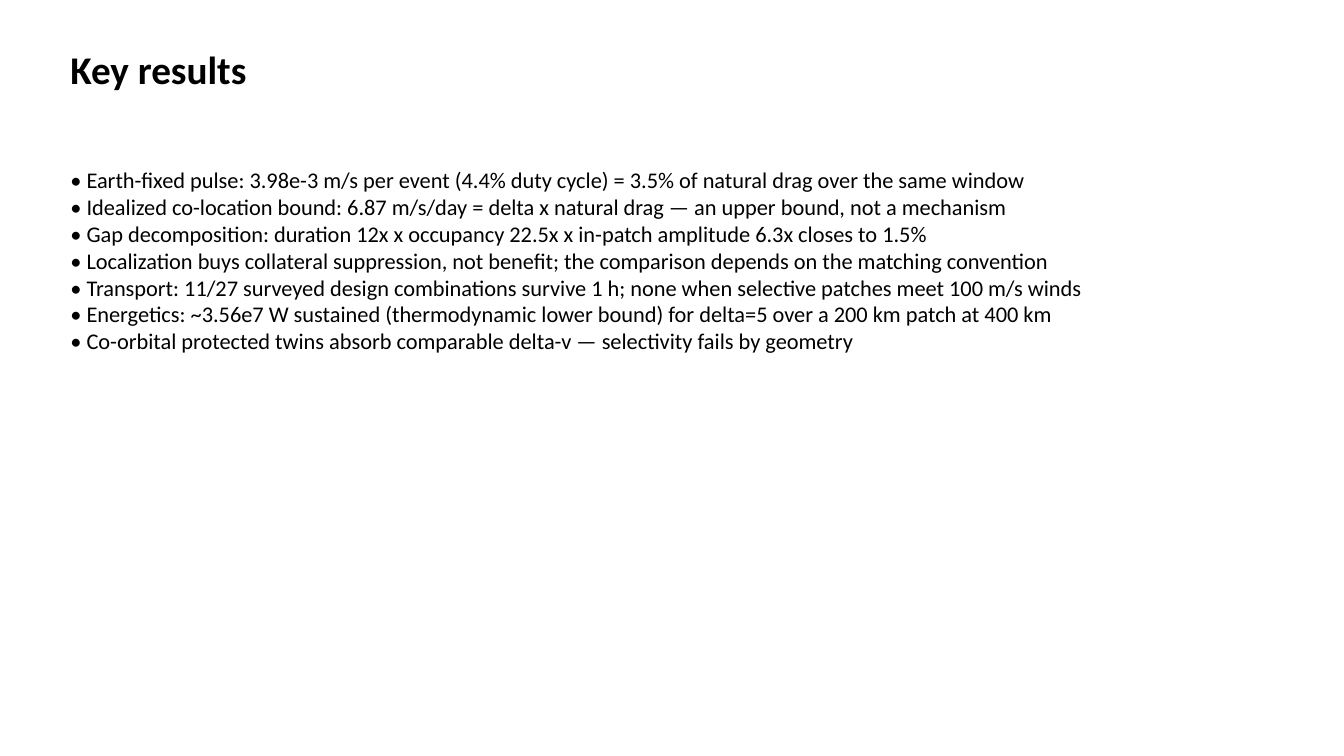
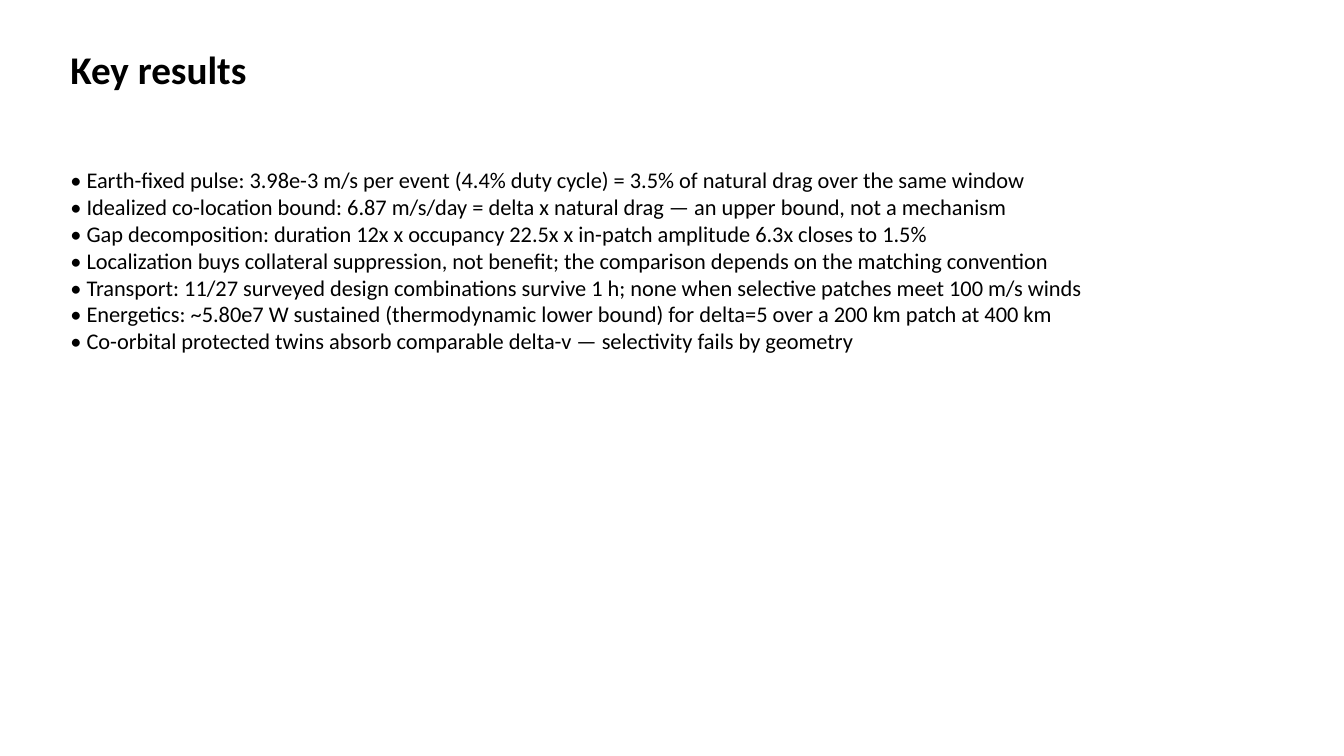
Before and after one commit to bougtoir/thermosphere-debris-selective-decay, a slide deck: slide 2 of manuscript/manuscript_figures.pptx. Drawn at 1344x756 pixels with LibreOffice and Linux fonts; fonts in the diff are those of the drawing. Boxes give left, top, right and bottom in pixels: in the first picture for what was removed or moved away, otherwise in the second. Text is boxed around its words. In the diff, an @@ line names an element or a change of style, - is before the commit and + after.

```diff
--- a/manuscript/manuscript_figures.pptx
+++ b/manuscript/manuscript_figures.pptx
@@ text at (x1=87, y1=306, x2=1051, y2=326): text changed @@
-• Energetics: ~3.56e7 W sustained (thermodynamic lower bound) for delta=5 over a 200 km patch at 400 km
+• Energetics: ~5.80e7 W sustained (thermodynamic lower bound) for delta=5 over a 200 km patch at 400 km
```
Also in this commit, not shown: 56 other files.
